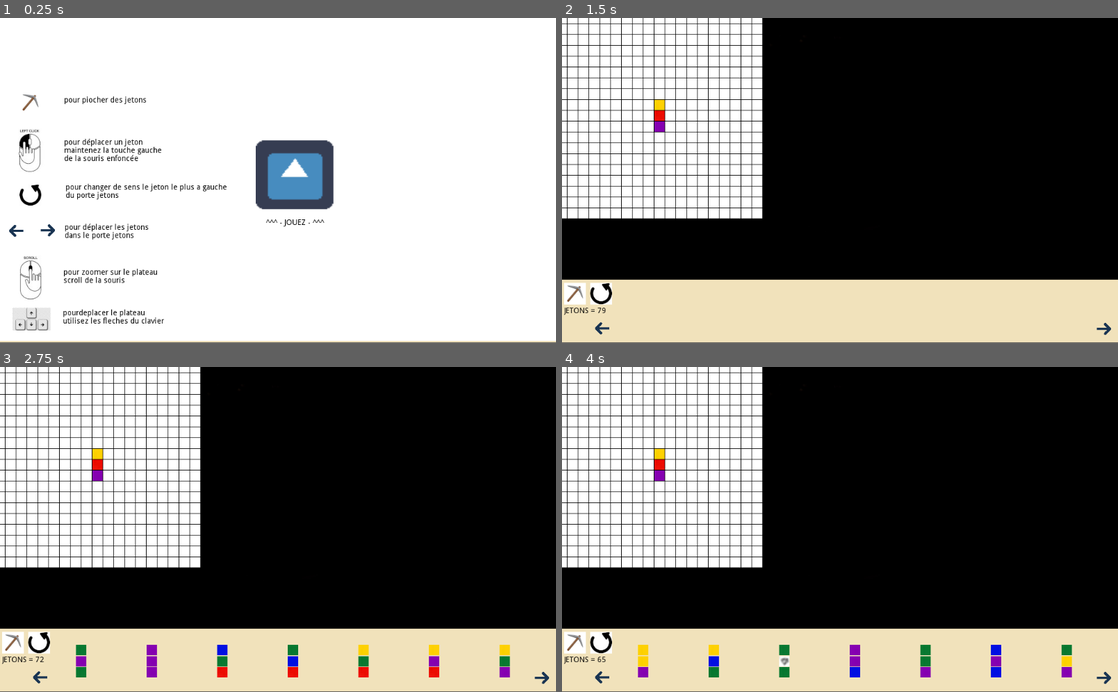
Above: before the commit, frames 1-4 (two rows, left to right).
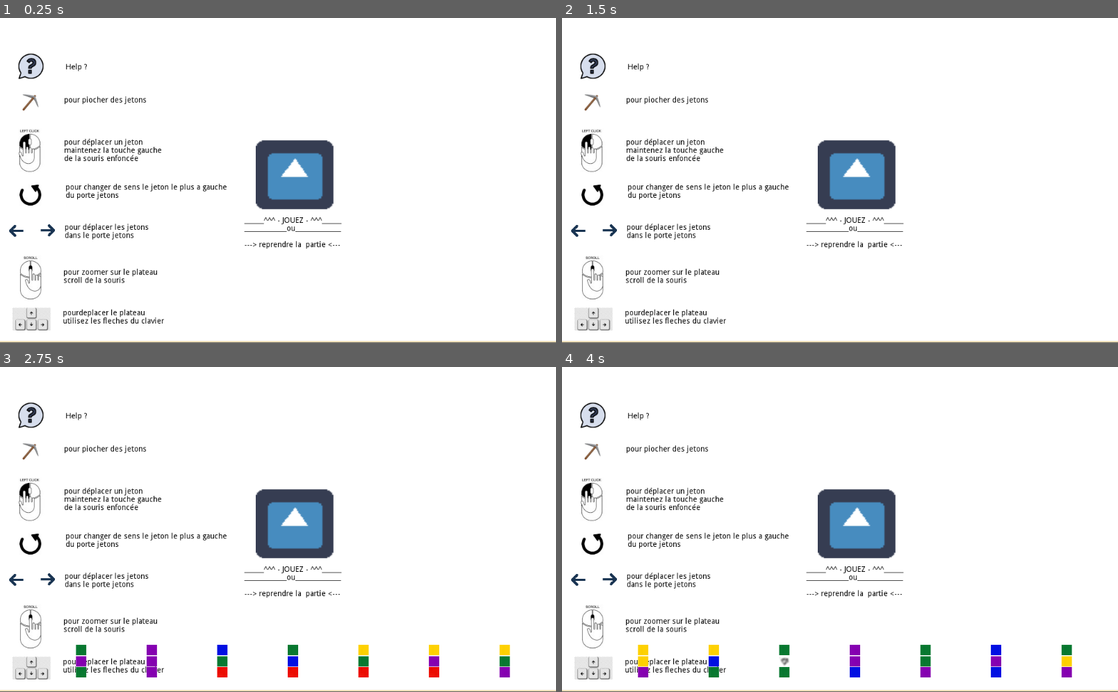
Above: after the commit, the same moments.

Repository: tartempion-sdr/chromino-V2
Game: Godot game, scene res://Node2D.tscn
Two runs of this game, one before a commit and one after it. Both use one fixed random seed, a clock stepped at 60 frames per second and the inputs below. The engine's default icon, where the game draws it, is replaced by a stand-in: a white triangle on a blue panel in a dark square.
Inputs (mouse positions are in pixels of both pictures, inside the frame that each line leads up to):
- Up to frame 1 (0.25 s): no input
- Up to frame 2 (1.5 s): click "^^^ - JOUEZ - ^^^" (after the commit: "______^^^ - JOUEZ - ^^^______…") at 0.5 s; click (578, 326) at 1.27 s
- Up to frame 3 (2.75 s): click "JETONS = 79" at 2 s
- Up to frame 4 (4 s): click (1067, 662) at 2.77 s; click "JETONS = 72" at 3.5 s

The runs differ from the first frame. In frame 1, 0.7% of the frame differs, in the area x 3-62%, y 10-72%; in frame 2, 82%, in the area x 0-100%, y 0-100%; in frame 3, 81%; in frame 4, 81%.

Commit message:
helper en jeu bouton

Diff:
--- a/Node2D.gd
+++ b/Node2D.gd
@@ -343,3 +343,28 @@
 		var result = find_node_by_instance_id(child, target_id)
 		if result:
 			return result
+
+
+func _on_helperjeu_pressed():
+	var acceuil = find_node_recursive(get_tree().root, "acceuil")
+	if acceuil:
+		print("Le nœud 'acceuil' trouvé : ", acceuil.name)
+		if acceuil is TextureRect:
+			acceuil.visible = true
+
+			print("Le TextureRect 'acceuil' est maintenant invisible.")
+		else:
+			print("Le nœud 'acceuil' trouvé n'est pas un TextureRect.")
+	else:
+		print("Le nœud 'acceuil' n'a pas été trouvé.")
+
+func find_node_recursive(parent, name):
+	if parent.name == name:
+		return parent
+
+	for child in parent.get_children():
+		var result = find_node_recursive(child, name)
+		if result != null:
+			return result
+
+	return null
--- a/Node2D.tscn
+++ b/Node2D.tscn
@@ -1,8 +1,9 @@
-[gd_scene load_steps=8 format=2]
+[gd_scene load_steps=9 format=2]
 
 [ext_resource path="res://assets/colors/black.jpg" type="Texture" id=1]
 [ext_resource path="res://assets/colors/beige.png" type="Texture" id=2]
 [ext_resource path="res://Node2D.gd" type="Script" id=3]
+[ext_resource path="res://assets/interogation.png" type="Texture" id=4]
 [ext_resource path="res://assets/pioche.png" type="Texture" id=5]
 [ext_resource path="res://assets/arrow.png" type="Texture" id=6]
 [ext_resource path="res://assets/arrow-2.png" type="Texture" id=7]
@@ -13,7 +14,7 @@
 
 [node name="TextureRect" type="TextureRect" parent="."]
 margin_right = 1026.0
-margin_bottom = 515.0
+margin_bottom = 487.0
 mouse_filter = 2
 texture = ExtResource( 1 )
 expand = true
@@ -87,7 +88,19 @@
 __meta__ = {
 "_edit_use_anchors_": false
 }
+
+[node name="helperjeu" type="TextureButton" parent="TextureRect2"]
+margin_left = 1.47131
+margin_top = 61.3267
+margin_right = 55.4713
+margin_bottom = 115.327
+mouse_default_cursor_shape = 2
+texture_normal = ExtResource( 4 )
+__meta__ = {
+"_edit_use_anchors_": false
+}
 [connection signal="button_down" from="TextureRect2/Button_pioche" to="." method="_on_Button_pioche_button_down"]
 [connection signal="button_down" from="TextureRect2/Button_gauche2" to="." method="_on_Button_gauche_button_down"]
 [connection signal="button_down" from="TextureRect2/Button_droite" to="." method="_on_Button_droite_button_down"]
 [connection signal="button_down" from="TextureRect2/Button_tourne" to="." method="_on_Button_tourne_button_down"]
+[connection signal="pressed" from="TextureRect2/helperjeu" to="." method="_on_helperjeu_pressed"]
--- a/acceuil.tscn
+++ b/acceuil.tscn
@@ -10,6 +10,7 @@
 [ext_resource path="res://assets/flecheclavier.jpg" type="Texture" id=8]
 [ext_resource path="res://assets/sourisgauche.jpg" type="Texture" id=9]
 [ext_resource path="res://icon.png" type="Texture" id=10]
+[ext_resource path="res://assets/interogation.png" type="Texture" id=11]
 [ext_resource path="res://247071528-44df4f33-883e-4c1d-baac-06f87b0656f4.png" type="Texture" id=12]
 
 [node name="acceuil" type="TextureRect"]
@@ -37,13 +38,16 @@
 }
 
 [node name="RichTextLabel" type="RichTextLabel" parent="jouez"]
-margin_left = 19.2095
-margin_top = 145.12
-margin_right = 203.209
-margin_bottom = 185.12
+margin_left = -21.4756
+margin_top = 140.941
+margin_right = 162.524
+margin_bottom = 210.941
 custom_colors/default_color = Color( 0, 0, 0, 1 )
 tab_size = 8
-text = "^^^ - JOUEZ - ^^^"
+text = "______^^^ - JOUEZ - ^^^______
+_____________ou______________
+---> reprendre la  partie <---"
+scroll_active = false
 
 [node name="pioche" type="TextureRect" parent="."]
 margin_left = 35.8148
@@ -157,4 +161,19 @@
 margin_bottom = 47.9439
 custom_colors/default_color = Color( 0, 0, 0, 1 )
 text = "pourdeplacer le plateau utilisez les fleches du clavier"
+
+[node name="helper" type="TextureRect" parent="."]
+margin_left = 30.3622
+margin_top = 61.9568
+margin_right = 84.3622
+margin_bottom = 117.957
+texture = ExtResource( 11 )
+
+[node name="RichTextLabel" type="RichTextLabel" parent="helper"]
+margin_left = 90.5892
+margin_top = 21.7676
+margin_right = 151.589
+margin_bottom = 61.7676
+custom_colors/default_color = Color( 0, 0, 0, 1 )
+text = "Help ?"
 [connection signal="pressed" from="jouez" to="." method="_on_TextureButton_pressed"]
Not shown: 1 places in acceuil.tscn that only renumber resources
Binary file added: assets/interogation.png
Not shown, added: assets/interogation.png.import
